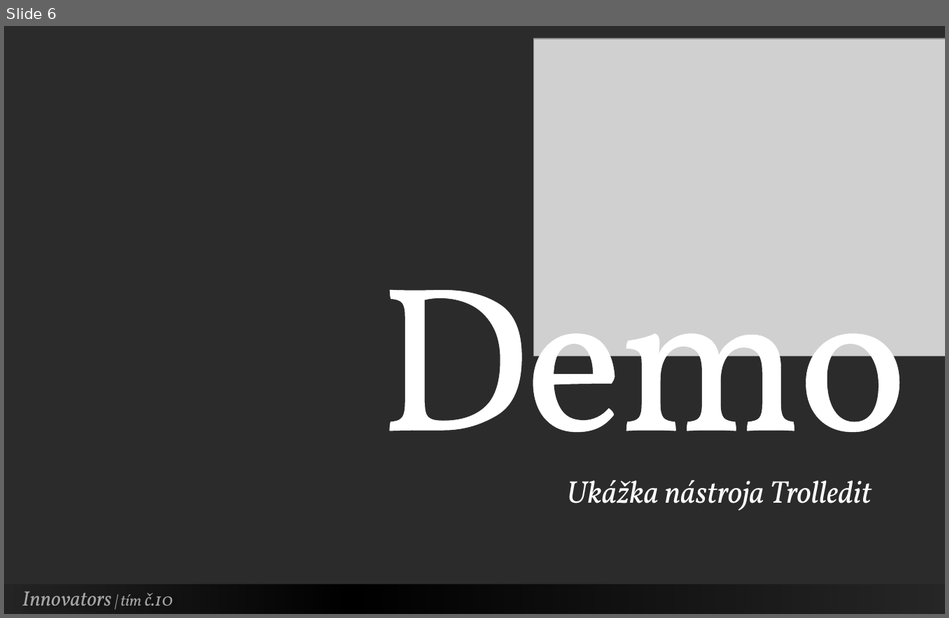
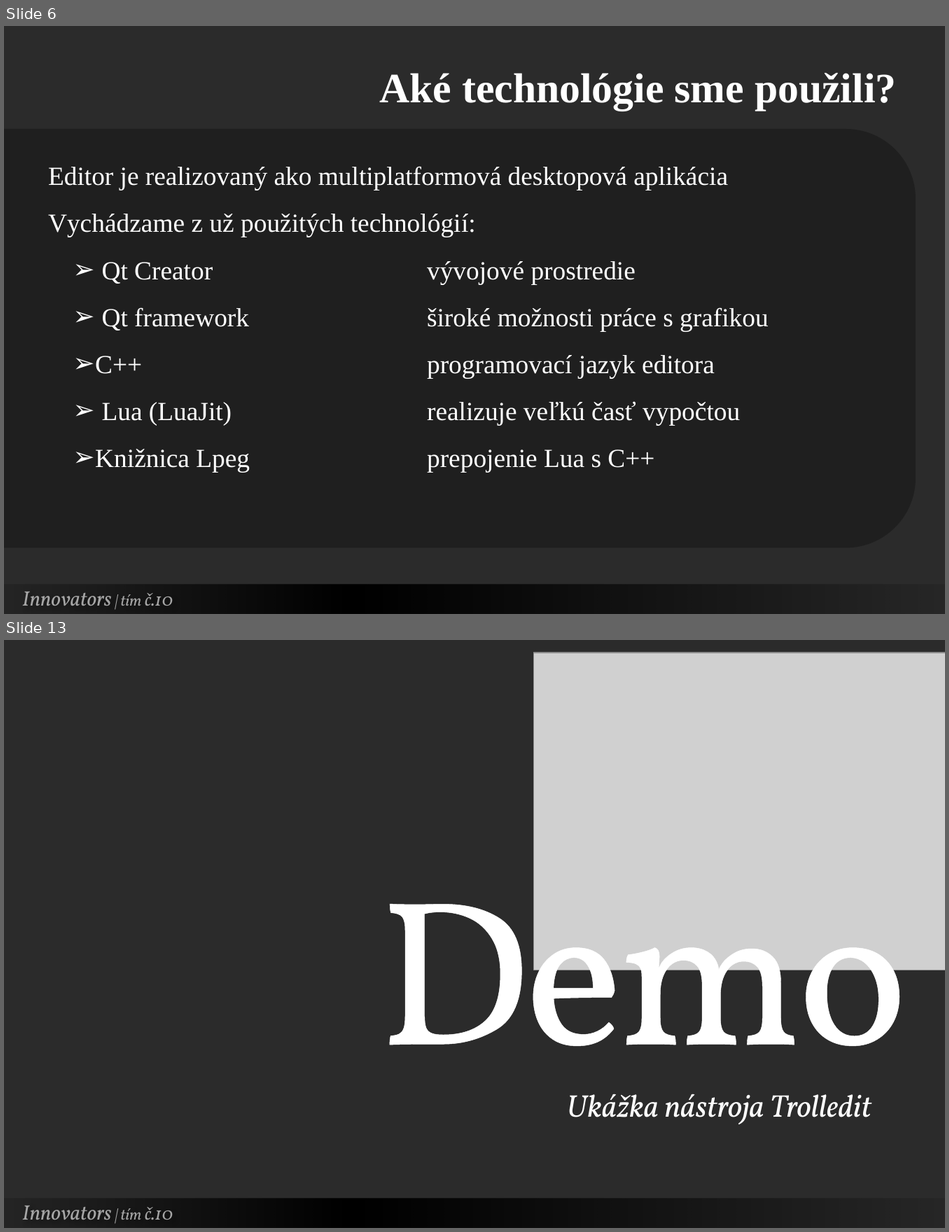
Before and after one commit to Innovators-Team10/Documentation, a slide deck: Dokumentacie/Ostatne/Innovators.pptx. Shown one above the other, each under a label of ours: slide 6 before the commit, slides 6 and 13 after it; the slides between them are not shown. The pictures are 949x618 and 949x1232 pixels, drawn with LibreOffice and Linux fonts; fonts in the diff are those of the drawing; grey boxes stand for pictures; background and template pictures are left out; a plain dark background stands for a picture behind light text. Boxes give left, top, right and bottom in pixels: in the first picture for what was removed or moved away, otherwise in the second. Text is boxed around its words. In the diff, an @@ line names an element or a change of style, - is before the commit and + after.

```diff
--- a/Dokumentacie/Ostatne/Innovators.pptx
+++ b/Dokumentacie/Ostatne/Innovators.pptx
@@ slide 6 added at [4, 26, 945, 614], background picture (left out) @@
@@ text added at [379, 73, 896, 110], 32 pt, text #FFFFFF, bold @@
+Aké technológie sme použili?
@@ round same rect added at [4, 130, 915, 548], fill #000000 at 28% opacity @@
@@ text added at [48, 166, 768, 473], 20 pt, text #FFFFFF @@
+Editor je realizovaný ako multiplatformová desktopová aplikácia
+Vychádzame z už použitých technológií:
+  ➢ Qt Creator vývojové prostredie
+  ➢ Qt framework široké možnosti práce s grafikou
+  ➢ C++ programovací jazyk editora
+  ➢ Lua (LuaJit) realizuje veľkú časť vypočtou
+  ➢ Knižnica Lpeg prepojenie Lua s C++
@@ rectangle added at [4, 585, 945, 614], fill gradient #000000 @@
@@ text added at [22, 592, 173, 606], 16 pt, text #A6A6A6, italic @@
+Innovators | tím č.10
@@ what was slide 6 is now slide 13 @@
```
Also in this commit, not shown: 4 slides changed, 8 other slides added, 3 slides removed.
